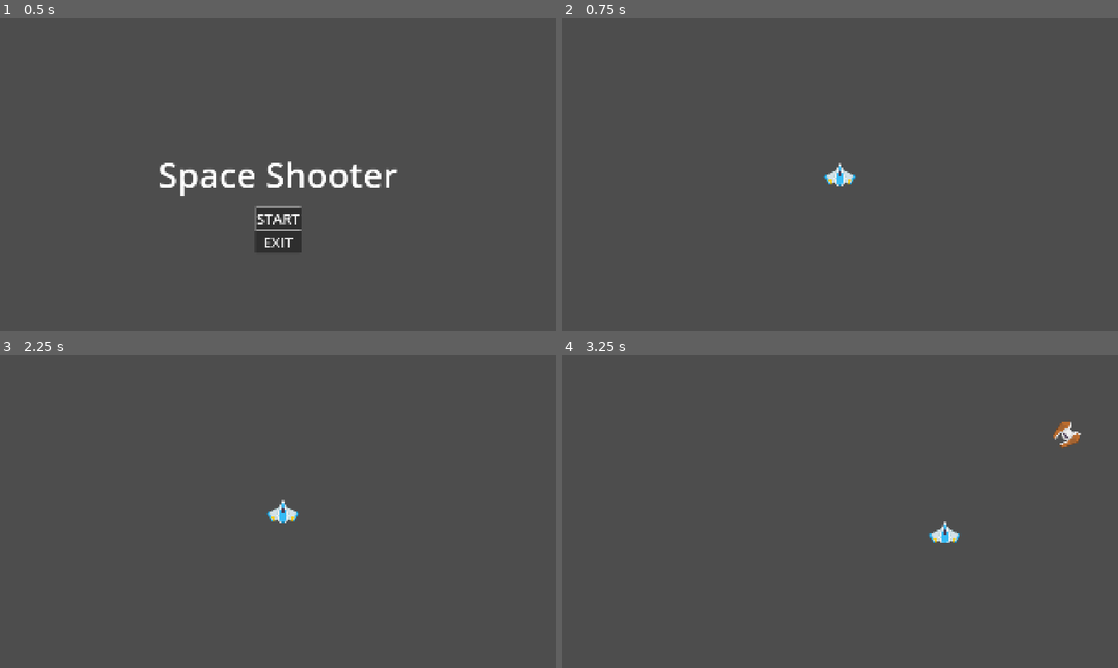
Above: before the commit, frames 1-4 (two rows, left to right).
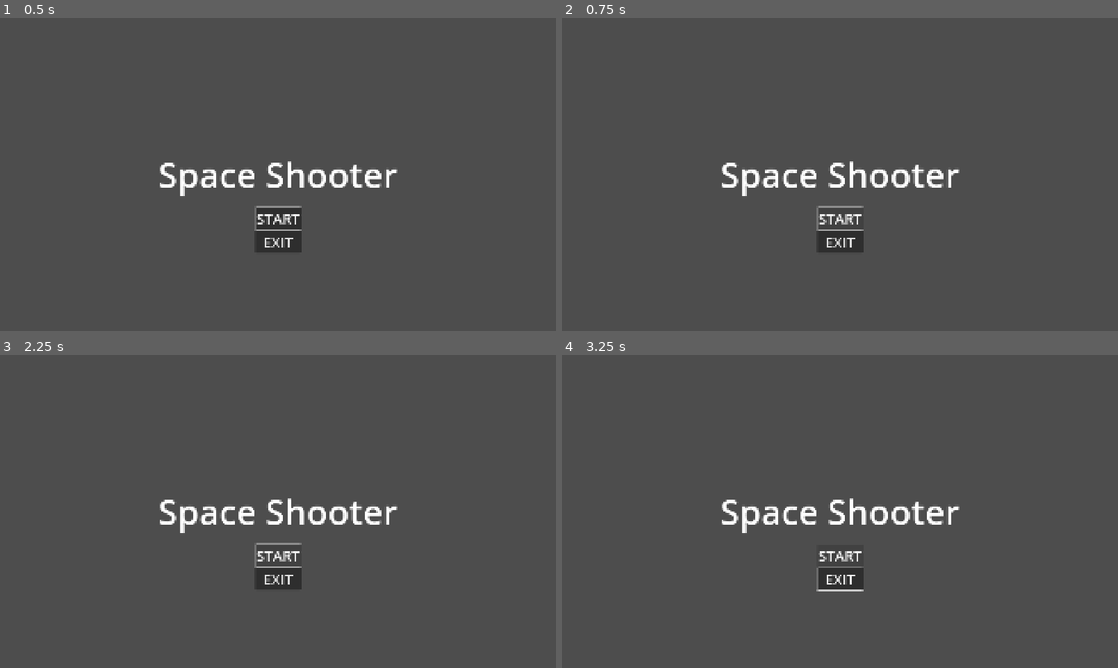
Above: after the commit, the same moments.

Repository: toburau/Space-Shooter
Game: Godot game, scene res://title_screen.tscn
Same seed, same stepped clock (60 frames per second), same inputs: the game is played once before the commit and once after it. Sound files missing from this copy of the repository are replaced by a short silence.
Inputs (mouse positions are in pixels of both pictures, inside the frame that each line leads up to):
- Up to frame 1 (0.5 s): no input
- Up to frame 2 (0.75 s): click "START" at 0.5 s
- Up to frame 3 (2.25 s): click (278, 555) at 1.25 s, where only the run after the commit has a clickable "START"; tap Enter at 2 s; hold Right (move_right) from 2.03 s (still down)
- Up to frame 4 (3.25 s): release Right (move_right) at 2.78 s; hold Down (move_down) from 2.78 s (still down)

Frame 1 is identical in both runs. In frame 2, 2.2% of the frame differs, in the area x 28-72%, y 45-75%; in frame 3, 2.3%; in frame 4, 2.6%, in the area x 28-94%, y 21-76%.

Commit message:
assign sound

Diff:
--- a/asteroid.gd
+++ b/asteroid.gd
@@ -10,6 +10,7 @@
 var rot_speed = 0
 
 func _ready() -> void:
+	$AudioStreamPlayer.play()
 	pass
 
 func _physics_process(delta: float) -> void:
--- a/asteroid_large.tscn
+++ b/asteroid_large.tscn
@@ -9,6 +9,7 @@
 [ext_resource type="Texture2D" uid="uid://b5vtw1rt0g74t" path="res://art/meteorBrown_big3.png" id="5_6cwuw"]
 [ext_resource type="Texture2D" uid="uid://7bskjh0qni7v" path="res://art/meteorBrown_big4.png" id="6_uf7ls"]
 [ext_resource type="Script" uid="uid://ctta6qyrqvism" path="res://rock_collision_shape_2d.gd" id="7_o4my3"]
+[ext_resource type="AudioStream" uid="uid://ih0njdkfxhaf" path="res://sound/break_rock.mp3" id="10_rqjg5"]
 
 [sub_resource type="CircleShape2D" id="CircleShape2D_lu1tu"]
 radius = 40.2244
@@ -26,3 +27,6 @@
 [node name="rock_CollisionShape2D" type="CollisionShape2D" parent="."]
 shape = SubResource("CircleShape2D_lu1tu")
 script = ExtResource("7_o4my3")
+
+[node name="AudioStreamPlayer" type="AudioStreamPlayer" parent="."]
+stream = ExtResource("10_rqjg5")
--- a/asteroid_mid.tscn
+++ b/asteroid_mid.tscn
@@ -6,6 +6,7 @@
 [ext_resource type="Texture2D" uid="uid://cohyai5kjn3jq" path="res://art/meteorBrown_med1.png" id="3_o3fin"]
 [ext_resource type="Texture2D" uid="uid://dsvhfnnkyphko" path="res://art/meteorBrown_med3.png" id="4_nhiqb"]
 [ext_resource type="Script" uid="uid://ctta6qyrqvism" path="res://rock_collision_shape_2d.gd" id="5_nhiqb"]
+[ext_resource type="AudioStream" uid="uid://ih0njdkfxhaf" path="res://sound/break_rock.mp3" id="7_13dxc"]
 
 [sub_resource type="CircleShape2D" id="CircleShape2D_lu1tu"]
 radius = 18.0278
@@ -22,3 +23,6 @@
 [node name="rock_CollisionShape2D" type="CollisionShape2D" parent="."]
 shape = SubResource("CircleShape2D_lu1tu")
 script = ExtResource("5_nhiqb")
+
+[node name="AudioStreamPlayer" type="AudioStreamPlayer" parent="."]
+stream = ExtResource("7_13dxc")
--- a/asteroid_small.tscn
+++ b/asteroid_small.tscn
@@ -1,10 +1,11 @@
-[gd_scene load_steps=7 format=3 uid="uid://dfgwjw5e4ckyf"]
+[gd_scene load_steps=8 format=3 uid="uid://dfgwjw5e4ckyf"]
 
 [ext_resource type="Script" uid="uid://bxhiyxxpag00e" path="res://asteroid.gd" id="1_at40x"]
 [ext_resource type="Script" uid="uid://mc67ae0k1iu7" path="res://rock_sprite_2d.gd" id="2_lrg28"]
 [ext_resource type="Texture2D" uid="uid://bbij33d43rcbi" path="res://art/meteorBrown_small1.png" id="3_at40x"]
 [ext_resource type="Texture2D" uid="uid://gdnie4w56qcs" path="res://art/meteorBrown_small2.png" id="4_lrg28"]
 [ext_resource type="Script" uid="uid://ctta6qyrqvism" path="res://rock_collision_shape_2d.gd" id="5_lrg28"]
+[ext_resource type="AudioStream" uid="uid://ih0njdkfxhaf" path="res://sound/break_rock.mp3" id="6_tog46"]
 
 [sub_resource type="CircleShape2D" id="CircleShape2D_lu1tu"]
 radius = 12.0
@@ -20,3 +21,6 @@
 [node name="rock_CollisionShape2D" type="CollisionShape2D" parent="."]
 shape = SubResource("CircleShape2D_lu1tu")
 script = ExtResource("5_lrg28")
+
+[node name="AudioStreamPlayer" type="AudioStreamPlayer" parent="."]
+stream = ExtResource("6_tog46")
--- a/bullet.tscn
+++ b/bullet.tscn
@@ -1,7 +1,8 @@
-[gd_scene load_steps=4 format=3 uid="uid://bq3bvo3chk502"]
+[gd_scene load_steps=5 format=3 uid="uid://bq3bvo3chk502"]
 
 [ext_resource type="Texture2D" uid="uid://cv4k0kpyk5cf3" path="res://art/laserRed01.png" id="1_v7oki"]
 [ext_resource type="Script" uid="uid://h4i520pedkda" path="res://bullet.gd" id="1_v8qja"]
+[ext_resource type="AudioStream" uid="uid://cxx2gg2mvp5o2" path="res://sound/shot.mp3" id="3_t4vbm"]
 
 [sub_resource type="RectangleShape2D" id="RectangleShape2D_v8qja"]
 size = Vector2(10, 54)
@@ -18,4 +19,9 @@
 rotation = 1.5708
 shape = SubResource("RectangleShape2D_v8qja")
 
+[node name="AudioStreamPlayer" type="AudioStreamPlayer" parent="."]
+stream = ExtResource("3_t4vbm")
+volume_db = -5.0
+autoplay = true
+
 [connection signal="body_entered" from="." to="." method="_on_body_entered"]
--- a/enemy_bullet.tscn
+++ b/enemy_bullet.tscn
@@ -1,7 +1,8 @@
-[gd_scene load_steps=4 format=3 uid="uid://dj2s15u0flctp"]
+[gd_scene load_steps=5 format=3 uid="uid://dj2s15u0flctp"]
 
 [ext_resource type="Texture2D" uid="uid://vu85vcijgfyt" path="res://art/star_tiny.png" id="1_1xapl"]
 [ext_resource type="Script" uid="uid://cy28c0jyd4pof" path="res://enemy_bullet.gd" id="1_gl7bs"]
+[ext_resource type="AudioStream" uid="uid://dmjef28nr820y" path="res://sound/8bit_laser2.mp3" id="3_mgp66"]
 
 [sub_resource type="CircleShape2D" id="CircleShape2D_1xapl"]
 
@@ -17,4 +18,8 @@
 [node name="CollisionShape2D" type="CollisionShape2D" parent="."]
 shape = SubResource("CircleShape2D_1xapl")
 
+[node name="AudioStreamPlayer" type="AudioStreamPlayer" parent="."]
+stream = ExtResource("3_mgp66")
+autoplay = true
+
 [connection signal="body_entered" from="." to="." method="_on_body_entered"]
--- a/explosion.tscn
+++ b/explosion.tscn
@@ -10,6 +10,7 @@
 [ext_resource type="Texture2D" uid="uid://dmkeh86v7p6sm" path="res://art/explosion06.png" id="8_8qgnu"]
 [ext_resource type="Texture2D" uid="uid://cyyq48m1cvs56" path="res://art/explosion07.png" id="9_x43sf"]
 [ext_resource type="Texture2D" uid="uid://qri6q415asws" path="res://art/explosion08.png" id="10_paiiv"]
+[ext_resource type="AudioStream" uid="uid://bu6jqnhnhjqe2" path="res://sound/mini_bomb2.mp3" id="11_6cxdk"]
 
 [node name="explosion" type="Node2D"]
 script = ExtResource("1_q7epf")
@@ -17,3 +18,7 @@
 
 [node name="Sprite2D" type="Sprite2D" parent="."]
 texture = ExtResource("2_vxas0")
+
+[node name="AudioStreamPlayer" type="AudioStreamPlayer" parent="."]
+stream = ExtResource("11_6cxdk")
+autoplay = true
--- a/player.gd
+++ b/player.gd
@@ -103,3 +103,4 @@
 	explosion.wait_time = 0.7
 	explosion.shrink_time = 0.2
 	get_parent().add_child(explosion)
+	$AudioStreamPlayer.play()
--- a/player.tscn
+++ b/player.tscn
@@ -1,8 +1,9 @@
-[gd_scene load_steps=5 format=3 uid="uid://c86d1uqdon6gi"]
+[gd_scene load_steps=6 format=3 uid="uid://c86d1uqdon6gi"]
 
 [ext_resource type="Script" uid="uid://3wyscbw7uwdp" path="res://player.gd" id="1_onrkg"]
 [ext_resource type="PackedScene" uid="uid://bq3bvo3chk502" path="res://bullet.tscn" id="2_i3pqv"]
 [ext_resource type="Texture2D" uid="uid://bbahjm5mmj1d5" path="res://art/playerShip2_blue.png" id="3_i3pqv"]
+[ext_resource type="AudioStream" uid="uid://c7tl38c6wsinm" path="res://sound/small_explosion1.mp3" id="4_hqtel"]
 
 [sub_resource type="CircleShape2D" id="CircleShape2D_i3pqv"]
 radius = 21.3776
@@ -23,3 +24,6 @@
 
 [node name="Muzzle" type="Marker2D" parent="."]
 position = Vector2(38, 0)
+
+[node name="AudioStreamPlayer" type="AudioStreamPlayer" parent="."]
+stream = ExtResource("4_hqtel")
--- a/stage.gd
+++ b/stage.gd
@@ -27,6 +27,7 @@
 		spawn_enemy(1)
 
 	if not $Player.alive:
+		$AudioStreamPlayer.stop()
 		if $CanvasLayer/Control/Label.visible:
 			gameover_timer += delta
 			if gameover_timer > 5.0:
--- a/stage.tscn
+++ b/stage.tscn
@@ -1,10 +1,11 @@
-[gd_scene load_steps=6 format=3 uid="uid://cpehsgk8y2j2b"]
+[gd_scene load_steps=7 format=3 uid="uid://cpehsgk8y2j2b"]
 
 [ext_resource type="PackedScene" uid="uid://c86d1uqdon6gi" path="res://player.tscn" id="1_6eo5e"]
 [ext_resource type="Script" uid="uid://cx6jkgaoga1ef" path="res://stage.gd" id="1_aees8"]
 [ext_resource type="PackedScene" uid="uid://cnrllwlq6w06x" path="res://asteroid_large.tscn" id="2_aees8"]
 [ext_resource type="PackedScene" uid="uid://cai3ql61woapc" path="res://enemy_ram.tscn" id="3_gx6sy"]
 [ext_resource type="PackedScene" uid="uid://pa8govycn4yd" path="res://enemy_shooter.tscn" id="4_16g40"]
+[ext_resource type="AudioStream" uid="uid://tjygr0wnhvv6" path="res://sound/Shooting_04.mp3" id="6_vpggq"]
 
 [node name="stage" type="Node2D"]
 script = ExtResource("1_aees8")
@@ -36,3 +37,9 @@
 text = "GAME OVER"
 horizontal_alignment = 1
 vertical_alignment = 1
+
+[node name="AudioStreamPlayer" type="AudioStreamPlayer" parent="."]
+stream = ExtResource("6_vpggq")
+volume_db = -10.0
+autoplay = true
+parameters/looping = false
--- a/title_screen.gd
+++ b/title_screen.gd
@@ -1,16 +1,38 @@
 extends Control
 
+var initialized = false
 
 # Called when the node enters the scene tree for the first time.
 func _ready() -> void:
 	$VBoxContainer/ButtonStart.grab_focus()
+	await get_tree().process_frame
+	initialized = true
 
 # Called every frame. 'delta' is the elapsed time since the previous frame.
 func _process(delta: float) -> void:
 	pass
 
 func _on_button_start_pressed() -> void:
+	$AudioStreamPlayer.stream = preload("res://sound/accept.mp3")
+	$AudioStreamPlayer.play()
+	await $AudioStreamPlayer.finished
 	get_tree().change_scene_to_file("res://stage.tscn")
 
 func _on_button_exit_pressed() -> void:
+	$AudioStreamPlayer.stream = preload("res://sound/accept.mp3")
+	$AudioStreamPlayer.play()
+	await $AudioStreamPlayer.finished
 	get_tree().quit()
+
+func _on_button_start_focus_entered() -> void:
+	if not initialized:
+		return
+	$AudioStreamPlayer.stream = preload("res://sound/cursor.mp3")
+	$AudioStreamPlayer.play()
+
+
+func _on_button_exit_focus_entered() -> void:
+	if not initialized:
+		return
+	$AudioStreamPlayer.stream = preload("res://sound/cursor.mp3")
+	$AudioStreamPlayer.play()
--- a/title_screen.tscn
+++ b/title_screen.tscn
@@ -62,5 +62,9 @@
 theme_override_font_sizes/font_size = 50
 text = "EXIT"
 
+[node name="AudioStreamPlayer" type="AudioStreamPlayer" parent="."]
+
+[connection signal="focus_entered" from="VBoxContainer/ButtonStart" to="." method="_on_button_start_focus_entered"]
 [connection signal="pressed" from="VBoxContainer/ButtonStart" to="." method="_on_button_start_pressed"]
+[connection signal="focus_entered" from="VBoxContainer/ButtonExit" to="." method="_on_button_exit_focus_entered"]
 [connection signal="pressed" from="VBoxContainer/ButtonExit" to="." method="_on_button_exit_pressed"]
Not shown: 1 places in asteroid_large.tscn that only renumber resources
Not shown: 1 places in asteroid_mid.tscn that only renumber resources
Not shown: 1 places in explosion.tscn that only renumber resources
Not shown, added: sound/8bit_laser2.mp3.import
Not shown, added: sound/8bit_shoot5.mp3.import
Not shown, added: sound/Shooting_04.mp3.import
Not shown, added: sound/accept.mp3.import
Not shown, added: sound/break_rock.mp3.import
Not shown, added: sound/cursor.mp3.import
Not shown, added: sound/mini_bomb2.mp3.import
Not shown, added: sound/shot.mp3.import
Not shown, added: sound/small_explosion1.mp3.import
(and 9 more such lines)
